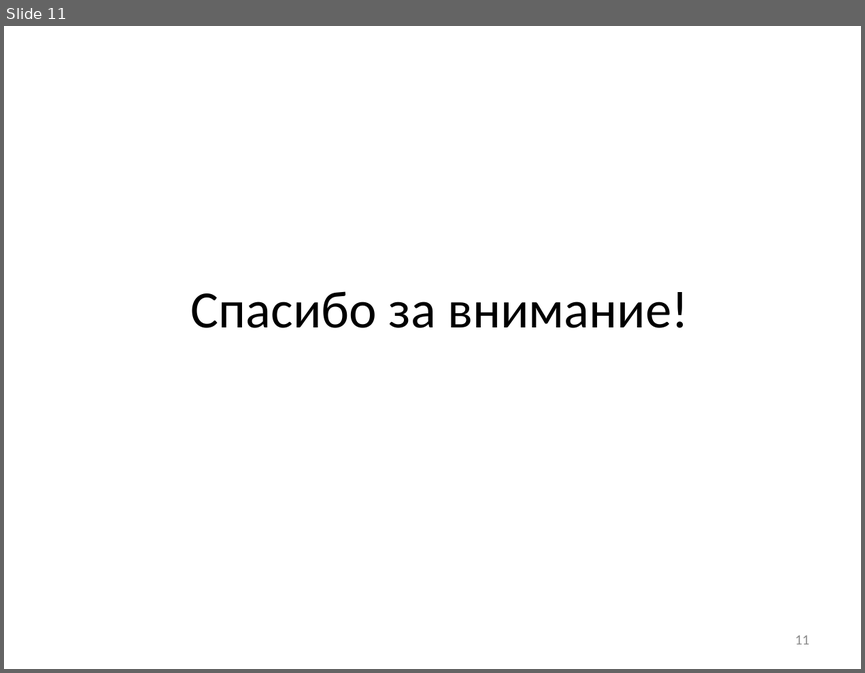
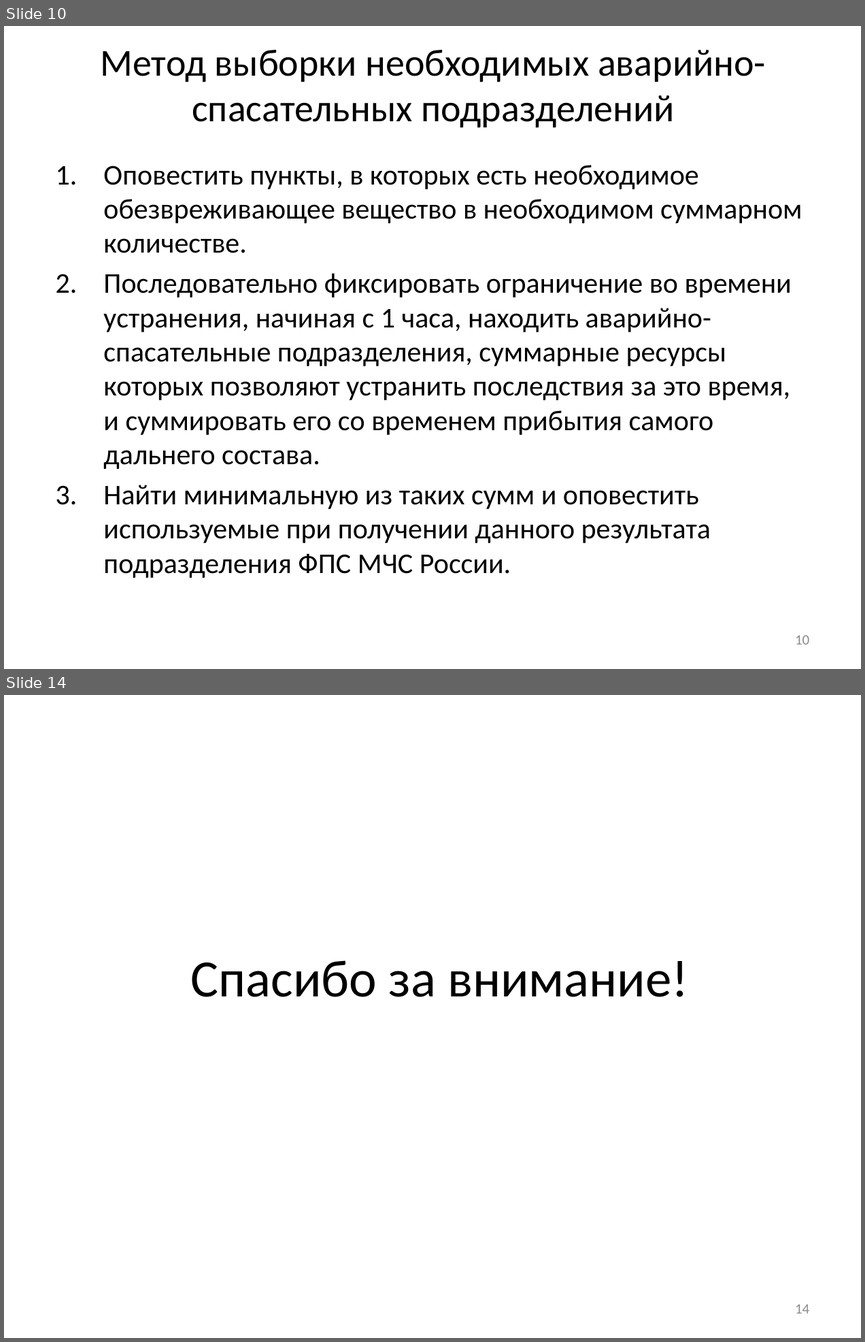
Before and after one commit to SanSanch5/BachelorDiplom, a slide deck: РПЗ/Презентация.pptx. Shown one above the other, each under a label of ours: slide 11 before the commit, slides 10 and 14 after it; the slides between them are not shown. The pictures are 865x673 and 865x1342 pixels, drawn with LibreOffice and Linux fonts; fonts in the diff are those of the drawing. Boxes give left, top, right and bottom in pixels: in the first picture for what was removed or moved away, otherwise in the second. Text is boxed around its words. In the diff, an @@ line names an element or a change of style, - is before the commit and + after.

```diff
--- a/РПЗ/Презентация.pptx
+++ b/РПЗ/Презентация.pptx
@@ slide 10 added at <box>4,26,861,669</box>, background #FFFFFF @@
@@ title added at <box>100,50,766,128</box>, 32 pt, text #000000 @@
+Метод выборки необходимых аварийно-спасательных подразделений
@@ text added at <box>103,165,802,577</box>, 24 pt, text #000000 @@
+1. Оповестить пункты, в которых есть необходимое обезвреживающее вещество в необходимом суммарном количестве.
+2. Последовательно фиксировать ограничение во времени устранения, начиная с 1 часа, находить аварийно-спасательные подразделения, суммарные ресурсы которых позволяют устранить последствия за это время, и суммировать его со временем прибытия самого дальнего состава.
+3. Найти минимальную из таких сумм и оповестить используемые при получении данного результата подразделения ФПС МЧС России.
@@ page number added at <box>795,635,809,644</box>, 12 pt, text #8C8C8C @@
+10
@@ what was slide 11 is now slide 14 @@
@@ page number at <box>795,1304,809,1313</box>: text changed @@
-11
+14
```
Also in this commit, not shown: 3 slides changed, 9 other slides added, 7 slides removed, 23 other files.
